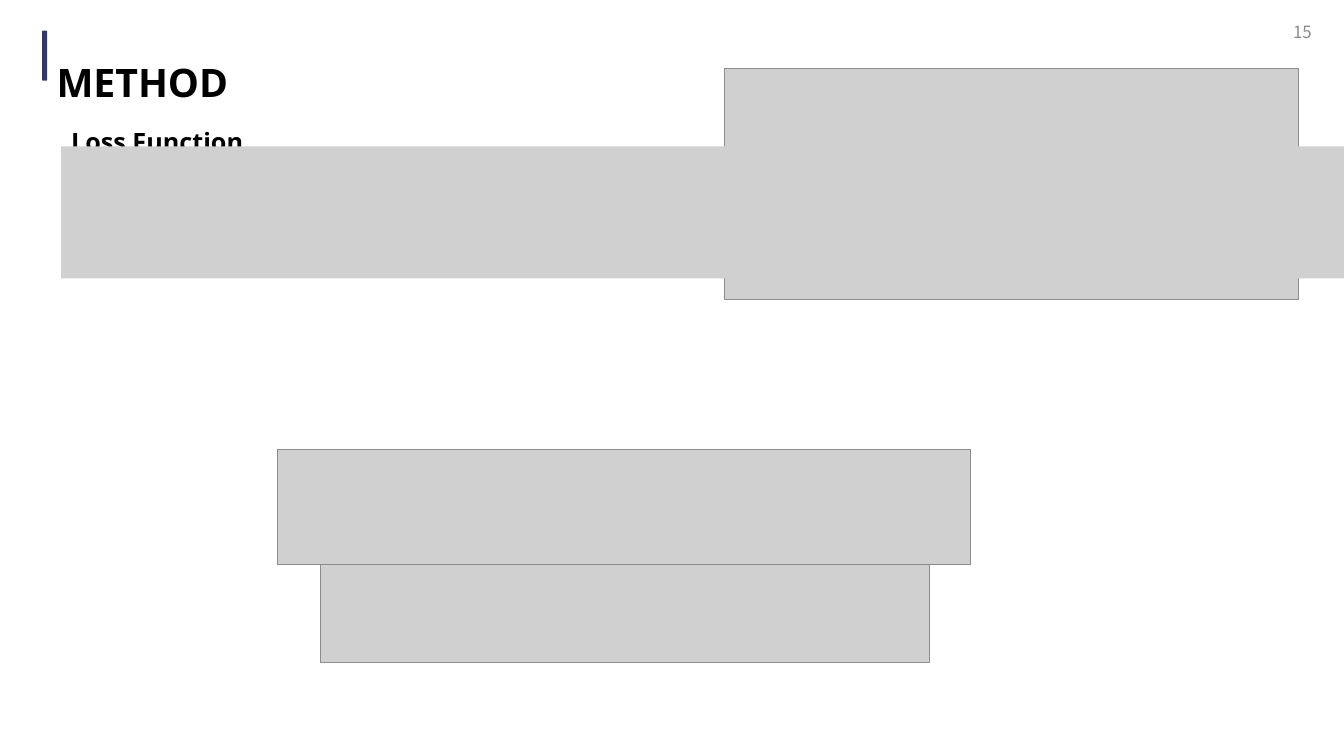
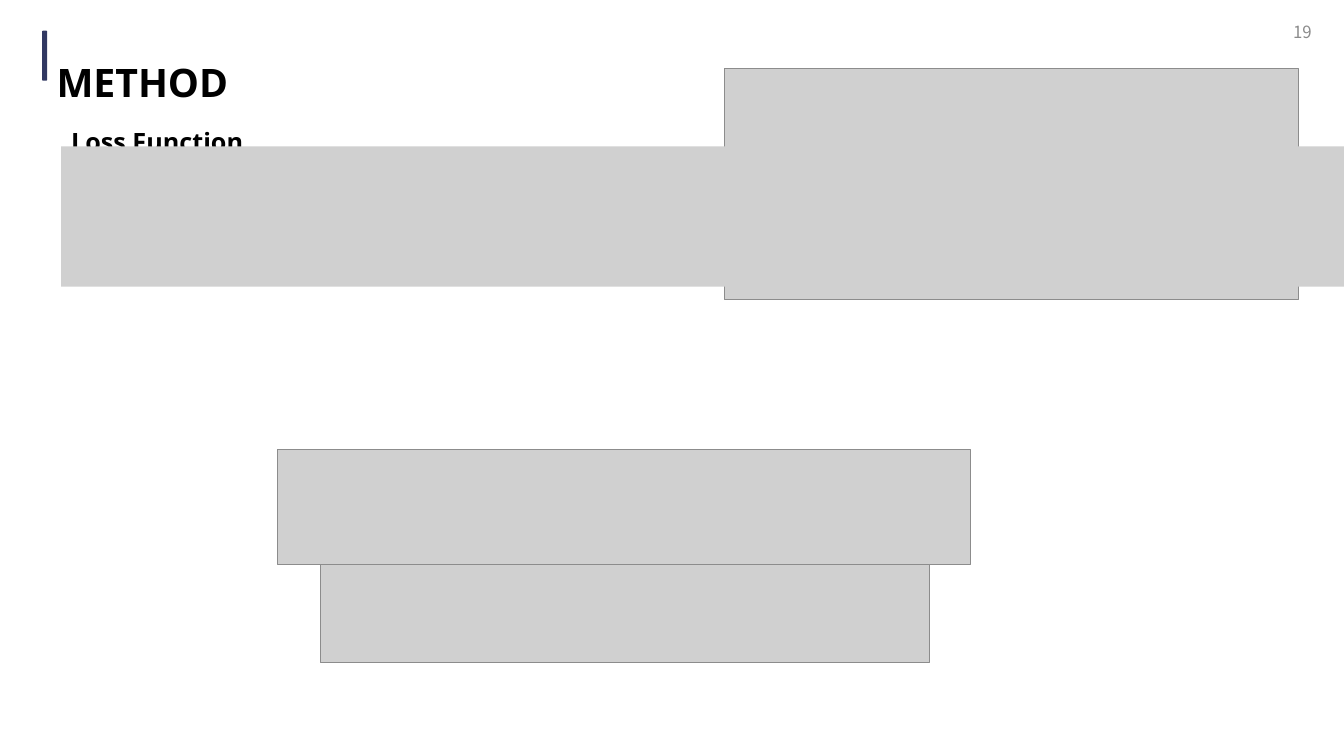
Before and after one commit to qkrwnstj306/Theory, a slide deck: slide 19 of PPT/NeRF.pptx (slide 15 before the commit). Drawn at 1344x756 pixels with LibreOffice and Linux fonts; fonts in the diff are those of the drawing; grey boxes stand for pictures. Boxes give left, top, right and bottom in pixels: in the first picture for what was removed or moved away, otherwise in the second. Text is boxed around its words. In the diff, an @@ line names an element or a change of style, - is before the commit and + after.

```diff
--- a/PPT/NeRF.pptx
+++ b/PPT/NeRF.pptx
@@ page number at (x1=1293, y1=25, x2=1312, y2=38): text changed @@
-15
+19
@@ picture resized from (x1=62, y1=146, x2=1344, y2=278) to (x1=62, y1=146, x2=1344, y2=286) @@
```
Also in this commit, not shown: 5 other slides changed, 4 slides added, 20 other files.
